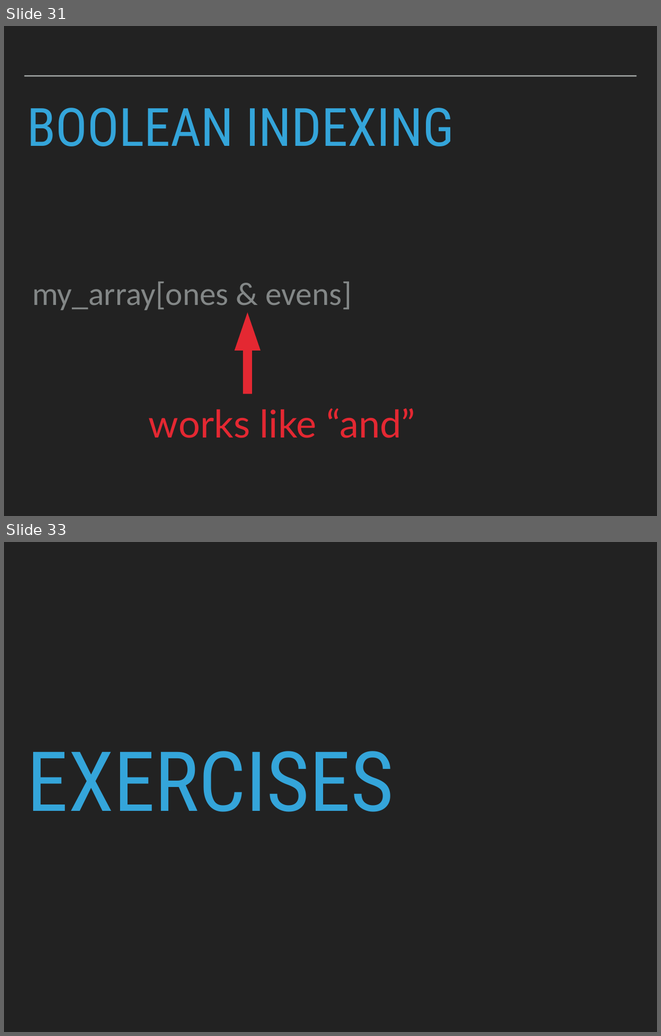
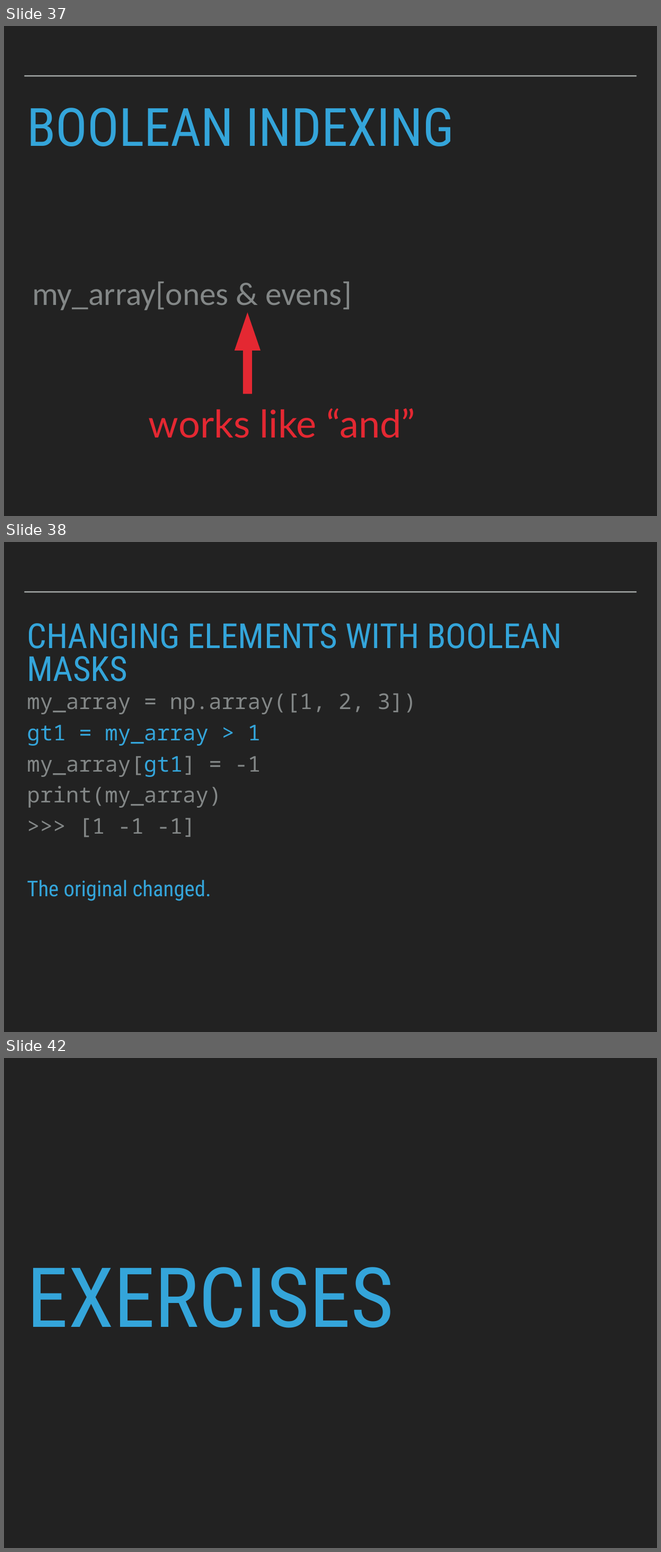
Before and after one commit to patricks1/python-for-data-science, a slide deck: Session05/Session5_Slides.pptx. Shown one above the other, each under a label of ours: slides 31 and 33 before the commit, slides 37, 38 and 42 after it; the slides between them are not shown. The pictures are 661x1036 and 661x1552 pixels, drawn with LibreOffice and Linux fonts; fonts in the diff are those of the drawing. Boxes give left, top, right and bottom in pixels: in the first picture for what was removed or moved away, otherwise in the second. Text is boxed around its words. In the diff, an @@ line names an element or a change of style, - is before the commit and + after.

```diff
--- a/Session05/Session5_Slides.pptx
+++ b/Session05/Session5_Slides.pptx
@@ slide 38 added at box(4, 542, 657, 1032), background #222222; not listed: 1 template element that a slide beside it also shows @@
@@ title added at box(27, 623, 562, 681), 54 pt, text #34A5DA @@
+CHANGING ELEMENTS WITH BOOLEAN MASKS
@@ text added at box(27, 693, 417, 901), 34 pt, text #838787 @@
+my_array = np.array([1, 2, 3])
+gt1 = my_array > 1
+my_array[gt1] = -1
+print(my_array)
+>>> [1 -1 -1]
+The original changed.
@@ what was slide 31 is now slide 37 @@
@@ what was slide 33 is now slide 42 @@
```
Also in this commit, not shown: 4 slides changed, 13 other slides added, 5 slides removed, 2 other files.
